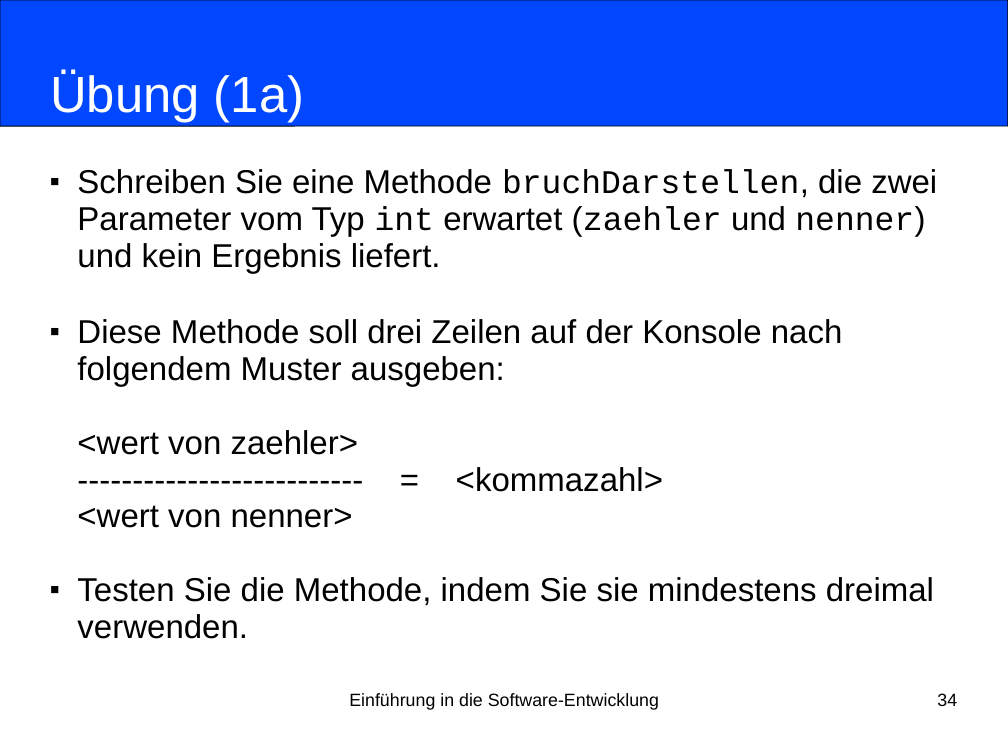
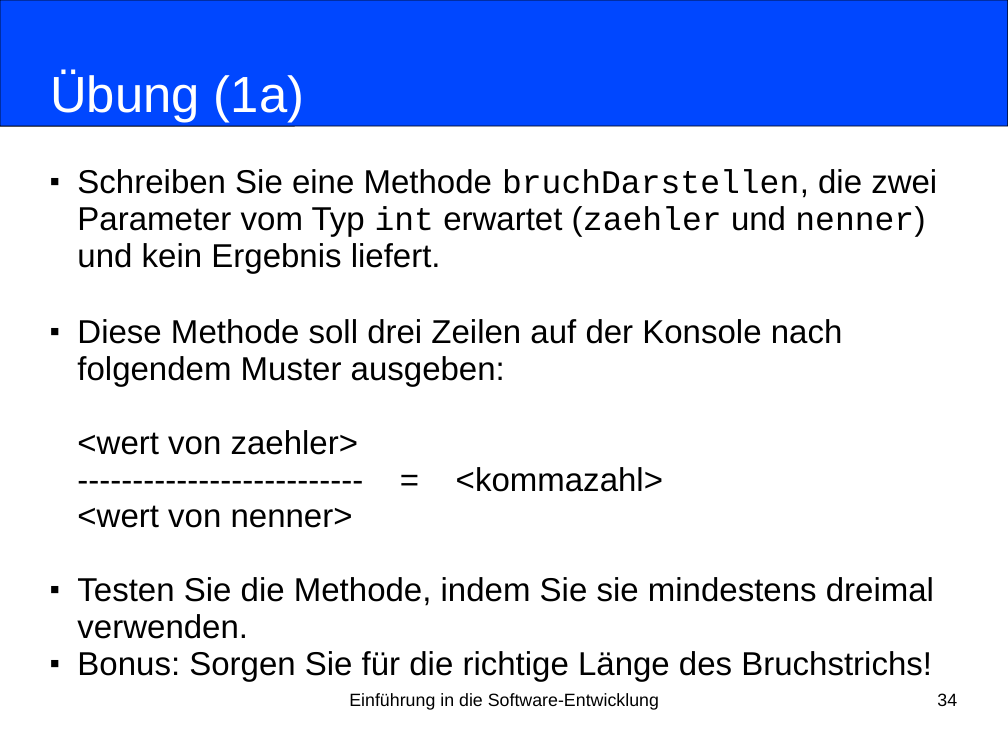
Before and after one commit to nordakademie-einfuehrung-java/vorlesungsskript, a slide deck: slide 34 of folien/Semester_03_Termin_04_Kapitel04.pptx. Drawn at 1008x756 pixels with LibreOffice and Linux fonts; fonts in the diff are those of the drawing. Boxes give left, top, right and bottom in pixels: in the first picture for what was removed or moved away, otherwise in the second. Text is boxed around its words. In the diff, an @@ line names an element or a change of style, - is before the commit and + after.

Commit message:
bonusaufgabe bruchstrich

```diff
--- a/folien/Semester_03_Termin_04_Kapitel04.pptx
+++ b/folien/Semester_03_Termin_04_Kapitel04.pptx
@@ subtitle at bbox=[77, 651, 932, 681]: paragraph added @@
+■ Bonus: Sorgen Sie für die richtige Länge des Bruchstrichs!
```
